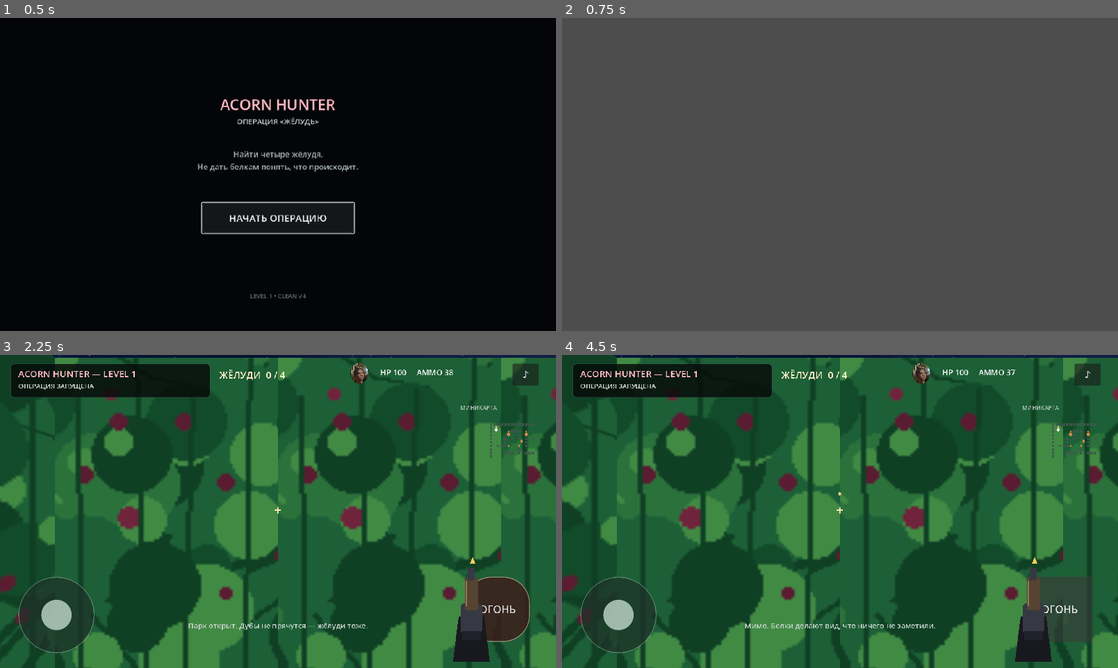
Above: before the commit, frames 1-4 (two rows, left to right).
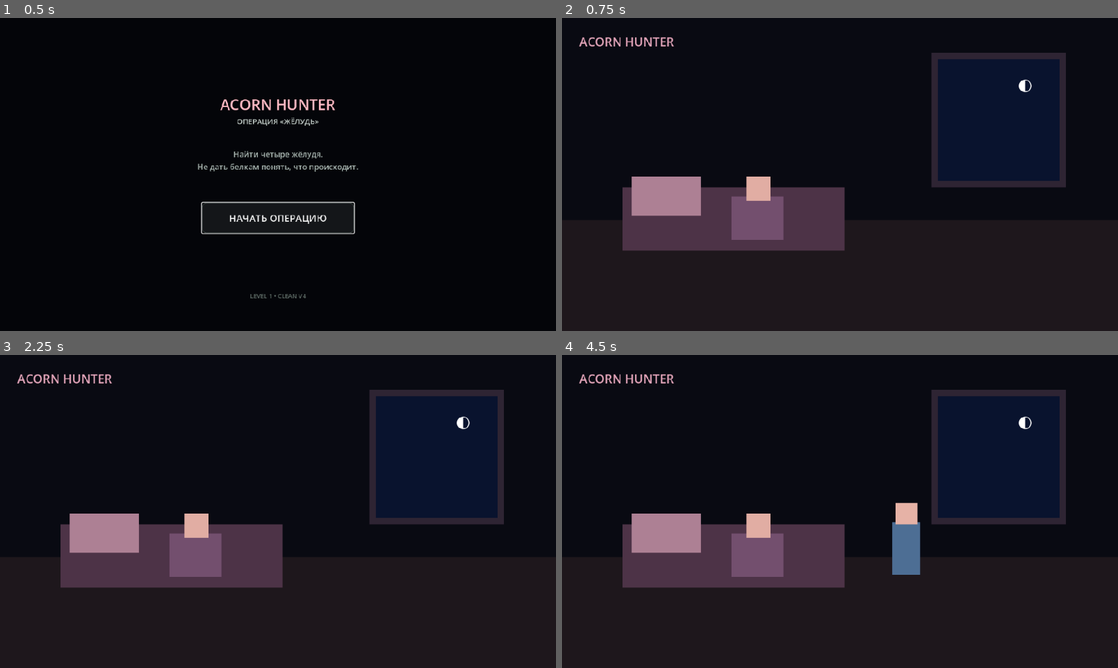
Above: after the commit, the same moments.

Repository: masterofmagic234/Arkon
Game: Godot game, scene res://menu.tscn
The game is run twice, just before and just after one commit, with the same random seed, the same clock (stepped at 60 frames per second) and the same inputs.
Inputs (mouse positions are in pixels of both pictures, inside the frame that each line leads up to):
- Up to frame 1 (0.5 s): no input
- Up to frame 2 (0.75 s): click "НАЧАТЬ ОПЕРАЦИЮ" at 0.5 s
- Up to frame 3 (2.25 s): tap Enter at 1.25 s; move the mouse to (400, 495) at 1.27 s; click (400, 495) at 1.42 s; tap Space at 2 s; drag from (166, 527) to (250, 574) at 2.02 s
- Up to frame 4 (4.5 s): click (1090, 373) at 2.75 s, where only the run before the commit has a clickable "♪"; click (1090, 373) at 3.5 s, where only the run before the commit has a clickable "×"; click (1056, 608) at 4.25 s, where only the run before the commit has a clickable "ОГОНЬ"

Frame 1 is identical in both runs. In frame 2, 100% of the frame differs, in the area x 0-100%, y 0-100%; in frame 3, 96%; in frame 4, 96%.
Error before the commit: Invalid assignment of property or key 'visible' with value of type 'bool' on a base object of type 'null instance'. (res://scripts/intro_cutscene.gd:7)

Commit message:
Build visible bedroom cutscene scene

Diff:
--- a/intro_cutscene.tscn
+++ b/intro_cutscene.tscn
@@ -9,5 +9,137 @@
 anchor_bottom = 1.0
 grow_horizontal = 2
 grow_vertical = 2
-mouse_filter = 1
 script = ExtResource("1_intro")
+
+[node name="Background" type="ColorRect" parent="."]
+layout_mode = 1
+anchors_preset = 15
+anchor_right = 1.0
+anchor_bottom = 1.0
+grow_horizontal = 2
+grow_vertical = 2
+color = Color(0.035, 0.04, 0.07, 1)
+mouse_filter = 2
+
+[node name="Floor" type="ColorRect" parent="."]
+offset_top = 465.0
+offset_right = 1280.0
+offset_bottom = 720.0
+color = Color(0.12, 0.09, 0.11, 1)
+mouse_filter = 2
+
+[node name="WindowFrame" type="ColorRect" parent="."]
+offset_left = 850.0
+offset_top = 80.0
+offset_right = 1160.0
+offset_bottom = 390.0
+color = Color(0.18, 0.14, 0.2, 1)
+mouse_filter = 2
+
+[node name="WindowNight" type="ColorRect" parent="."]
+offset_left = 865.0
+offset_top = 95.0
+offset_right = 1145.0
+offset_bottom = 375.0
+color = Color(0.035, 0.075, 0.18, 1)
+mouse_filter = 2
+
+[node name="Moon" type="Label" parent="."]
+offset_left = 1050.0
+offset_top = 125.0
+offset_right = 1100.0
+offset_bottom = 180.0
+theme_override_font_sizes/font_size = 38
+text = "◐"
+
+[node name="Bed" type="ColorRect" parent="."]
+offset_left = 140.0
+offset_top = 390.0
+offset_right = 650.0
+offset_bottom = 535.0
+color = Color(0.3, 0.2, 0.28, 1)
+mouse_filter = 2
+
+[node name="Pillow" type="ColorRect" parent="."]
+offset_left = 160.0
+offset_top = 365.0
+offset_right = 320.0
+offset_bottom = 455.0
+color = Color(0.68, 0.5, 0.58, 1)
+mouse_filter = 2
+
+[node name="Carolina" type="ColorRect" parent="."]
+offset_left = 390.0
+offset_top = 410.0
+offset_right = 510.0
+offset_bottom = 510.0
+color = Color(0.45, 0.31, 0.43, 1)
+mouse_filter = 2
+
+[node name="CarolinaHead" type="ColorRect" parent="Carolina"]
+offset_left = 35.0
+offset_top = -45.0
+offset_right = 90.0
+offset_bottom = 10.0
+color = Color(0.88, 0.68, 0.64, 1)
+mouse_filter = 2
+
+[node name="Darina" type="ColorRect" parent="."]
+offset_left = 760.0
+offset_top = 385.0
+offset_right = 825.0
+offset_bottom = 505.0
+color = Color(0.3, 0.43, 0.58, 1)
+mouse_filter = 2
+visible = false
+
+[node name="DarinaHead" type="ColorRect" parent="Darina"]
+offset_left = 8.0
+offset_top = -45.0
+offset_right = 58.0
+offset_bottom = 5.0
+color = Color(0.9, 0.7, 0.65, 1)
+mouse_filter = 2
+
+[node name="Dialogue" type="Panel" parent="."]
+offset_left = 80.0
+offset_top = 570.0
+offset_right = 1200.0
+offset_bottom = 680.0
+visible = false
+
+[node name="Speaker" type="Label" parent="Dialogue"]
+offset_left = 25.0
+offset_top = 12.0
+offset_right = 500.0
+offset_bottom = 40.0
+theme_override_colors/font_color = Color(0.9, 0.65, 0.73, 1)
+theme_override_font_sizes/font_size = 20
+text = "ДАРИНА"
+
+[node name="Text" type="Label" parent="Dialogue"]
+offset_left = 25.0
+offset_top = 48.0
+offset_right = 1080.0
+offset_bottom = 90.0
+theme_override_font_sizes/font_size = 22
+text = "Оййй... а нам, кстати, поделку на завтра задали.........."
+
+[node name="Title" type="Label" parent="."]
+offset_left = 40.0
+offset_top = 35.0
+offset_right = 700.0
+offset_bottom = 80.0
+theme_override_colors/font_color = Color(0.88, 0.64, 0.72, 1)
+theme_override_font_sizes/font_size = 28
+text = "ACORN HUNTER"
+
+[node name="Fade" type="ColorRect" parent="."]
+layout_mode = 1
+anchors_preset = 15
+anchor_right = 1.0
+anchor_bottom = 1.0
+grow_horizontal = 2
+grow_vertical = 2
+color = Color(0, 0, 0, 0)
+mouse_filter = 2
